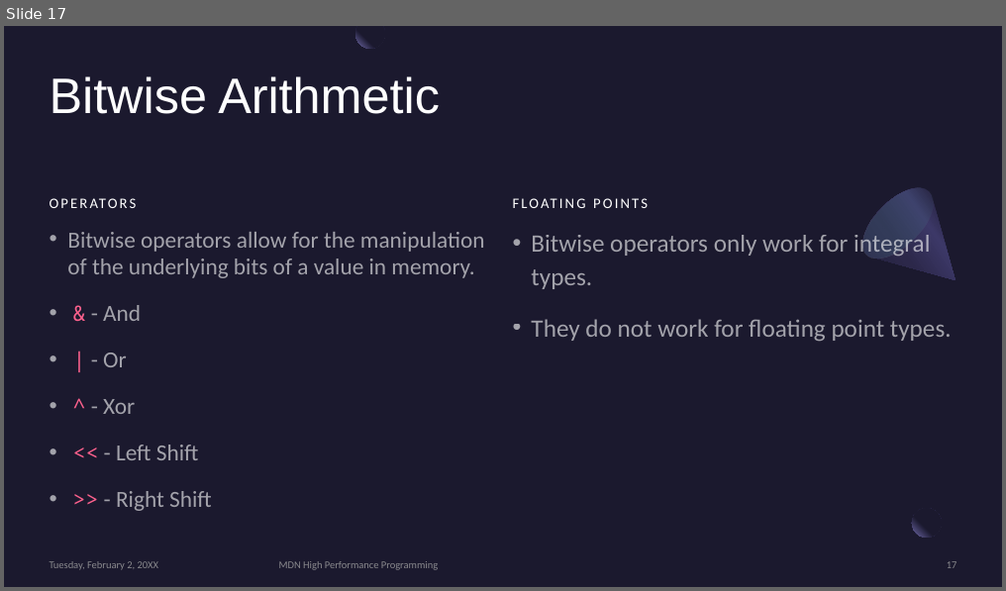
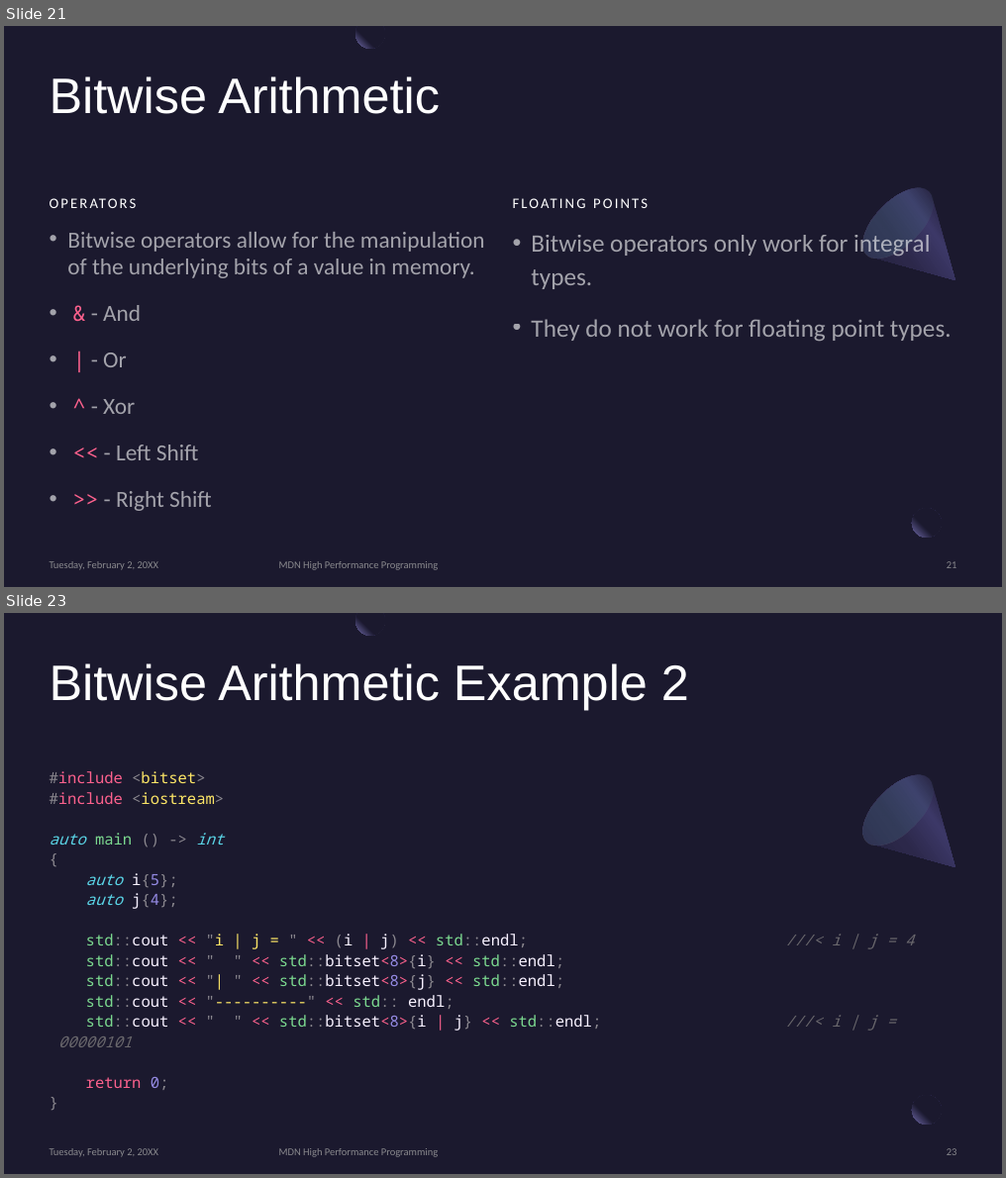
Before and after one commit to MonashDeepNeuron/HPP, a slide deck: content/week1/slides/week1.pptx. Shown one above the other, each under a label of ours: slide 17 before the commit, slides 21 and 23 after it; the slides between them are not shown. The pictures are 1006x591 and 1006x1178 pixels, drawn with LibreOffice and Linux fonts; fonts in the diff are those of the drawing. Boxes give left, top, right and bottom in pixels: in the first picture for what was removed or moved away, otherwise in the second. Text is boxed around its words. In the diff, an @@ line names an element or a change of style, - is before the commit and + after.

Commit message:
Added streams content to week1 slides Added code examples to week1 slides

```diff
--- a/content/week1/slides/week1.pptx
+++ b/content/week1/slides/week1.pptx
@@ slide 23 added at <box>4,613,1002,1174</box>, background #1B192E; not listed: 2 template elements that a slide beside it also shows @@
@@ freeform shape added at <box>355,613,385,636</box>, fill gradient #1B192E to #7771B2 @@
@@ title added at <box>50,663,689,710</box>, 48 pt, text #FFFFFF @@
+Bitwise Arithmetic Example 2
@@ text added at <box>50,771,877,1090</box>, 14.8 pt, text #8B888F @@
+#include <bitset>
+#include <iostream>
+auto main () -> int
+{
+auto i{5};
+auto j{4};
+std::cout << "i | j = " << (i | j) << std::endl; ///< i | j = 4
+std::cout << " " << std::bitset<8>{i} << std::endl;
+std::cout << "| " << std::bitset<8>{j} << std::endl;
+std::cout << "----------" << std:: endl;
+std::cout << " " << std::bitset<8>{i | j} << std::endl; ///< i | j = 00000101
+return 0;
+}
@@ freeform shape added at <box>851,763,987,898</box>, fill gradient #2C284A to #3C3867 to #1B192E @@
@@ ellipse added at <box>851,763,945,857</box>, fill gradient #454075 to #5BEFC1 @@
@@ text added at <box>50,1149,159,1157</box>, 10 pt, text #A6A6A6 at 80% opacity @@
+Tuesday, February 2, 20XX
@@ text added at <box>279,1149,438,1157</box>, 10 pt, text #A6A6A6 at 80% opacity @@
+MDN High Performance Programming
@@ page number added at <box>946,1149,957,1156</box>, 10 pt, text #A6A6A6 at 80% opacity @@
+23
@@ what was slide 17 is now slide 21 @@
@@ page number at <box>946,562,957,569</box>: text changed @@
-17
+21
```
Also in this commit, not shown: 2 slides changed, 15 other slides added, 1 slide removed, 6 other files.
